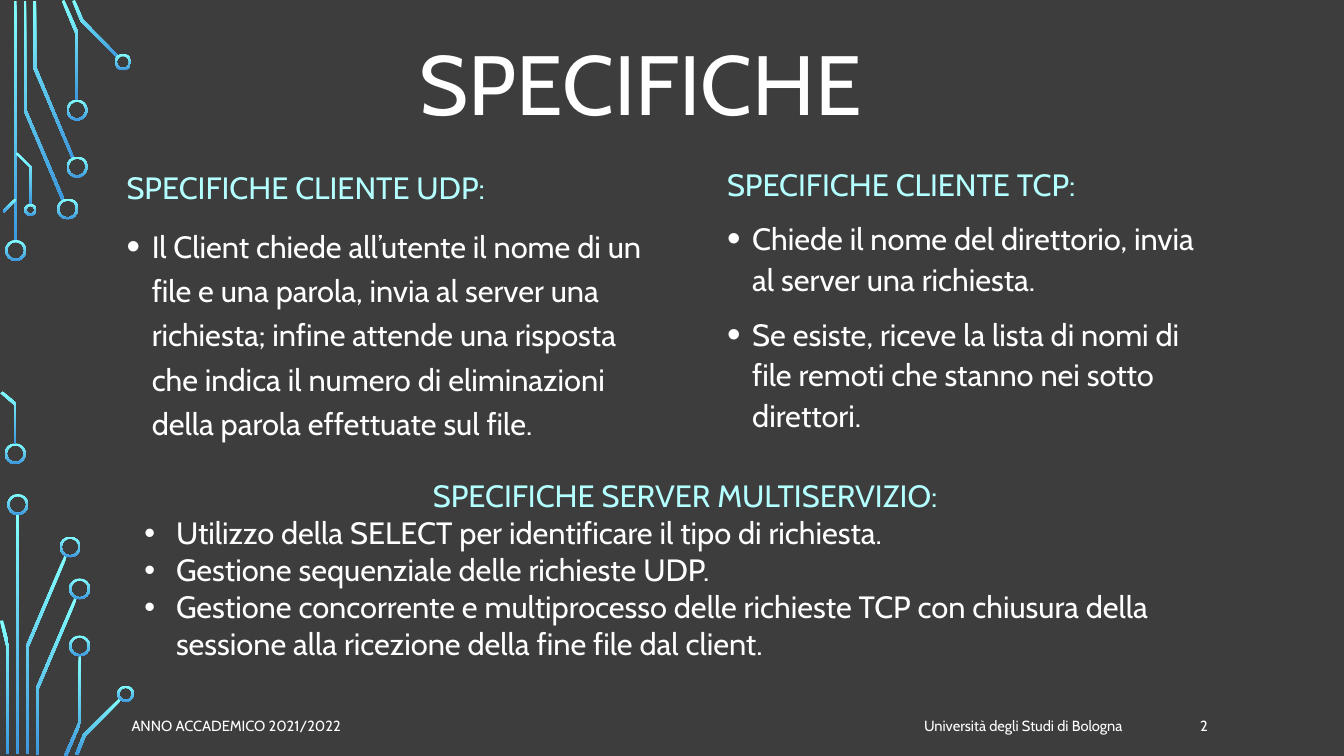
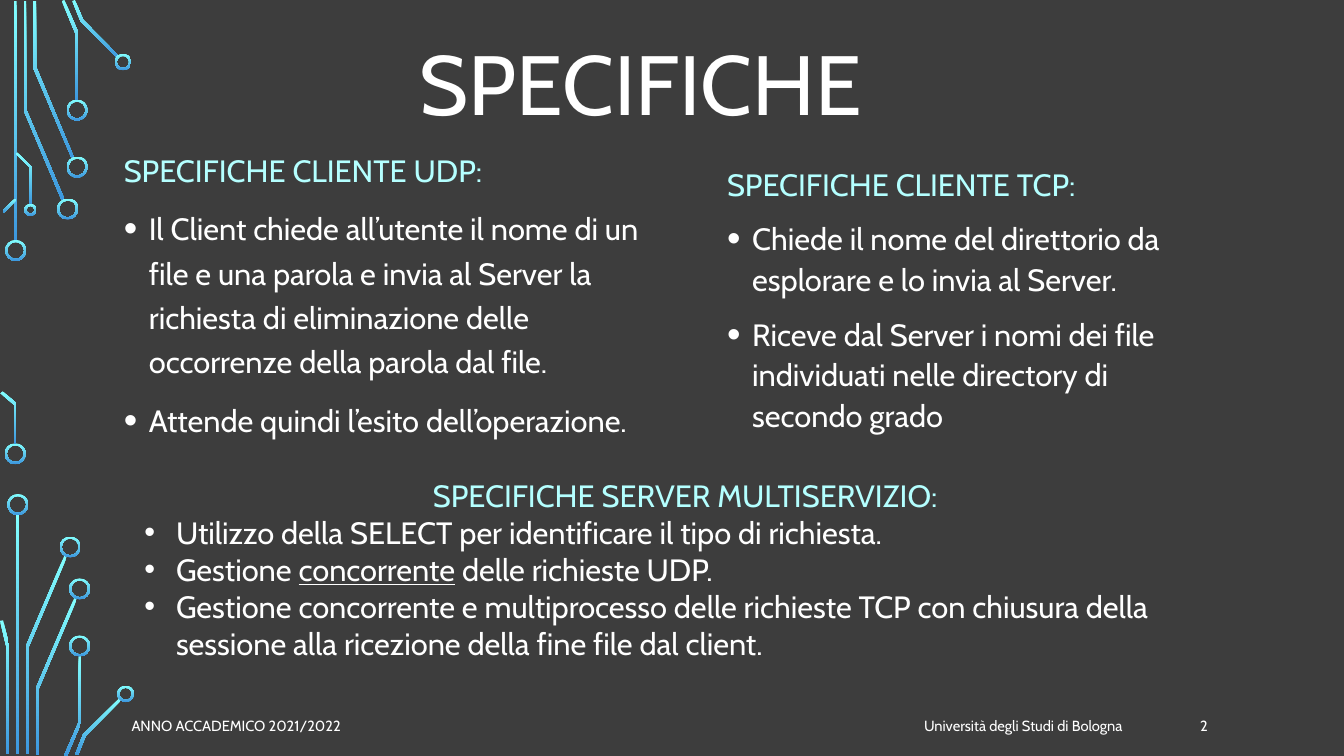
Before and after one commit to FlippaFloppa/Reti-di-Calcolatori-gruppo-Lore, a slide deck: slide 2 of Esercitazione_4/esercitazione4.pptx. Drawn at 1344x756 pixels with LibreOffice and Linux fonts; fonts in the diff are those of the drawing; background and template pictures are left out. Boxes give left, top, right and bottom in pixels: in the first picture for what was removed or moved away, otherwise in the second. Text is boxed around its words. In the diff, an @@ line names an element or a change of style, - is before the commit and + after.

```diff
--- a/Esercitazione_4/esercitazione4.pptx
+++ b/Esercitazione_4/esercitazione4.pptx
@@ text "SPECIFICHE CLIENTE UDP:" moved from (x1=127, y1=177, x2=641, y2=442) to (x1=124, y1=160, x2=638, y2=438) @@
@@ text at (x1=149, y1=217, x2=638, y2=438): text changed @@
-• Il Client chiede all’utente il nome di un file e una parola, invia al server una richiesta; infine attende una risposta che indica il numero di eliminazioni della parola effettuate sul file.
+• Il Client chiede all’utente il nome di un file e una parola e invia al Server la richiesta di eliminazione delle occorrenze della parola dal file.
+• Attende quindi l’esito dell’operazione.
@@ text at (x1=752, y1=227, x2=1160, y2=434): text changed @@
-• Chiede il nome del direttorio, invia al server una richiesta.
-• Se esiste, riceve la lista di nomi di file remoti che stanno nei sotto direttori.
+• Chiede il nome del direttorio da esplorare e lo invia al Server.
+• Riceve dal Server i nomi dei file individuati nelle directory di secondo grado
@@ text at (x1=176, y1=558, x2=713, y2=585): text changed @@
-• Gestione sequenziale delle richieste UDP.
+• Gestione concorrente delle richieste UDP.
```
Also in this commit, not shown: 3 other slides changed.
